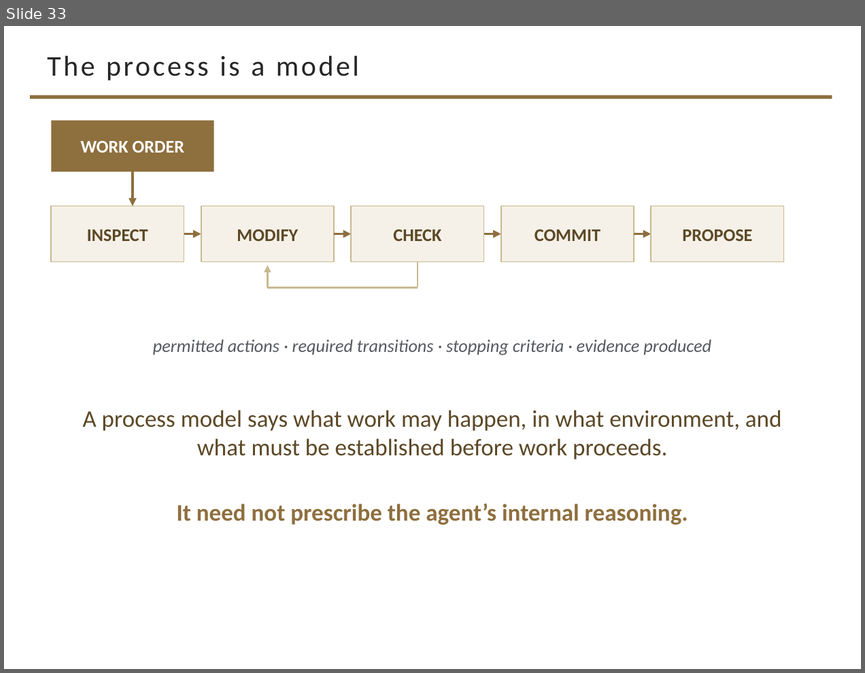
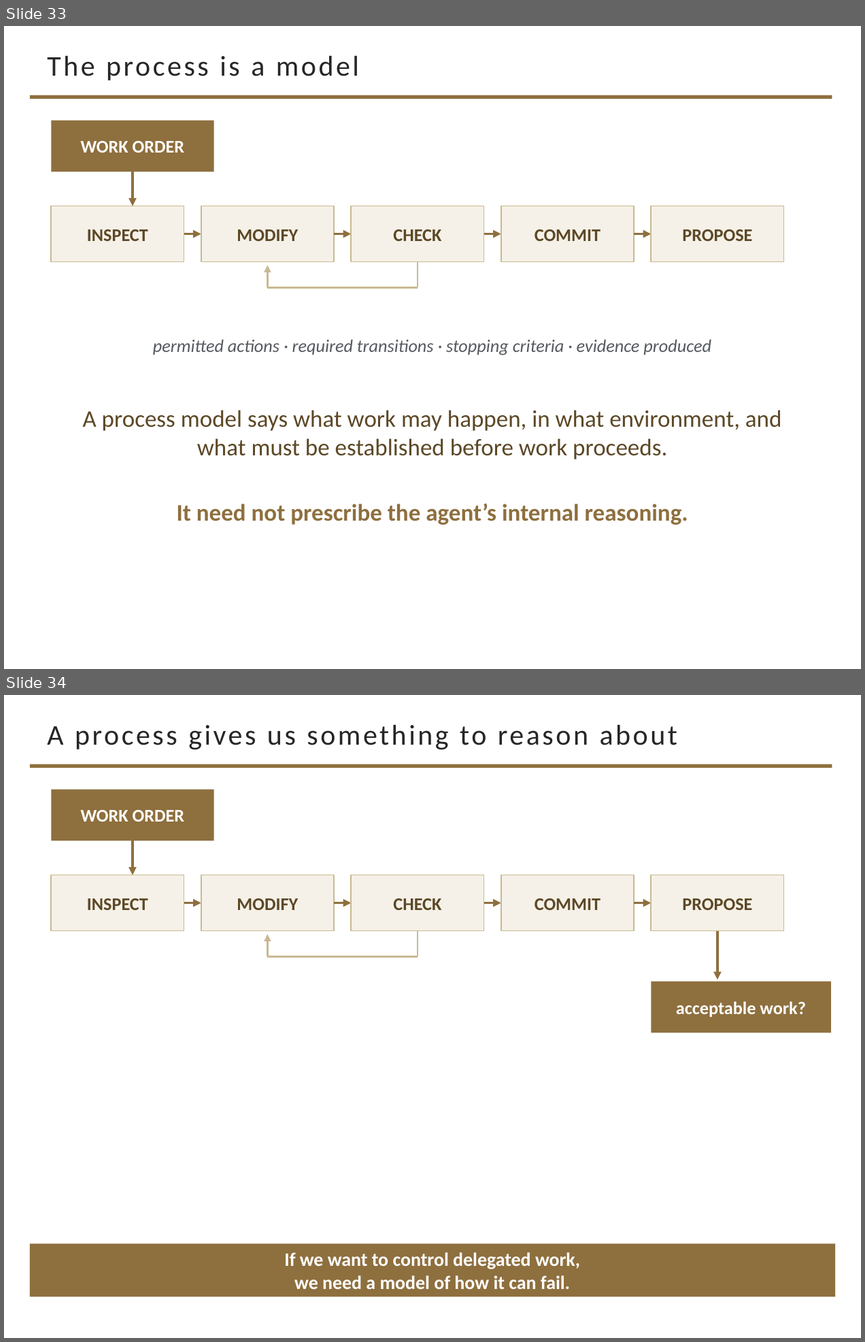
Before and after one commit to davisjam/model-based-agentic-software-engineering, a slide deck: course/lectures/act-2-delegation-and-control/03-alignment/2-3-Alignment.pptx. Shown one above the other, each under a label of ours: slide 33 before the commit, slides 33 and 34 after it. The pictures are 865x673 and 865x1342 pixels, drawn with LibreOffice and Linux fonts; fonts in the diff are those of the drawing; background and template pictures are left out. Boxes give left, top, right and bottom in pixels: in the first picture for what was removed or moved away, otherwise in the second. Text is boxed around its words. In the diff, an @@ line names an element or a change of style, - is before the commit and + after.

Commit message:
deck 2-3 rebuild phase 3: Section-2 failure-model slides + models-drive-controls bridge

```diff
--- a/course/lectures/act-2-delegation-and-control/03-alignment/2-3-Alignment.pptx
+++ b/course/lectures/act-2-delegation-and-control/03-alignment/2-3-Alignment.pptx
@@ slide 34 added at (4, 695, 861, 1338), background #FFFFFF; not listed: 1 template element that a slide beside it also shows @@
@@ title added at (47, 725, 677, 750), 24 pt, text #262626 @@
+A process gives us something to reason about
@@ rectangle added at (51, 790, 214, 841), fill #8E6F3E, 15 pt, text #FFFFFF, bold @@
+WORK ORDER
@@ arrow added from (133, 841) to (133, 875), #8E6F3E 2.25 pt @@
@@ rectangle added at (51, 875, 184, 930), fill #F5F1E8, outline #C9B991 1 pt, 15 pt, text #5C4826, bold @@
+INSPECT
@@ rectangle added at (201, 875, 334, 930), fill #F5F1E8, outline #C9B991 1 pt, 15 pt, text #5C4826, bold @@
+MODIFY
@@ rectangle added at (351, 875, 484, 930), fill #F5F1E8, outline #C9B991 1 pt, 15 pt, text #5C4826, bold @@
+CHECK
@@ rectangle added at (501, 875, 634, 930), fill #F5F1E8, outline #C9B991 1 pt, 15 pt, text #5C4826, bold @@
+COMMIT
@@ rectangle added at (651, 875, 784, 930), fill #F5F1E8, outline #C9B991 1 pt, 15 pt, text #5C4826, bold @@
+PROPOSE
@@ arrow added from (184, 902) to (201, 902), #8E6F3E 2.25 pt @@
@@ arrow added from (334, 902) to (351, 902), #8E6F3E 2.25 pt @@
@@ arrow added from (484, 902) to (501, 902), #8E6F3E 2.25 pt @@
@@ arrow added from (634, 902) to (651, 902), #8E6F3E 2.25 pt @@
@@ arrow added from (267, 956) to (267, 934), #C9B991 1.5 pt @@
@@ line added from (418, 930) to (418, 956), #C9B991 1.5 pt @@
@@ arrow added from (717, 930) to (717, 979), #8E6F3E 2.25 pt @@
@@ line added from (418, 956) to (267, 956), #C9B991 1.5 pt @@
@@ rectangle added at (651, 981, 831, 1032), fill #8E6F3E, 15 pt, text #FFFFFF, bold @@
+acceptable work?
@@ rectangle added at (30, 1243, 835, 1297), fill #8E6F3E, 16 pt, text #FFFFFF, bold @@
+If we want to control delegated work,
+we need a model of how it can fail.
```
Also in this commit, not shown: 5 other slides added.
